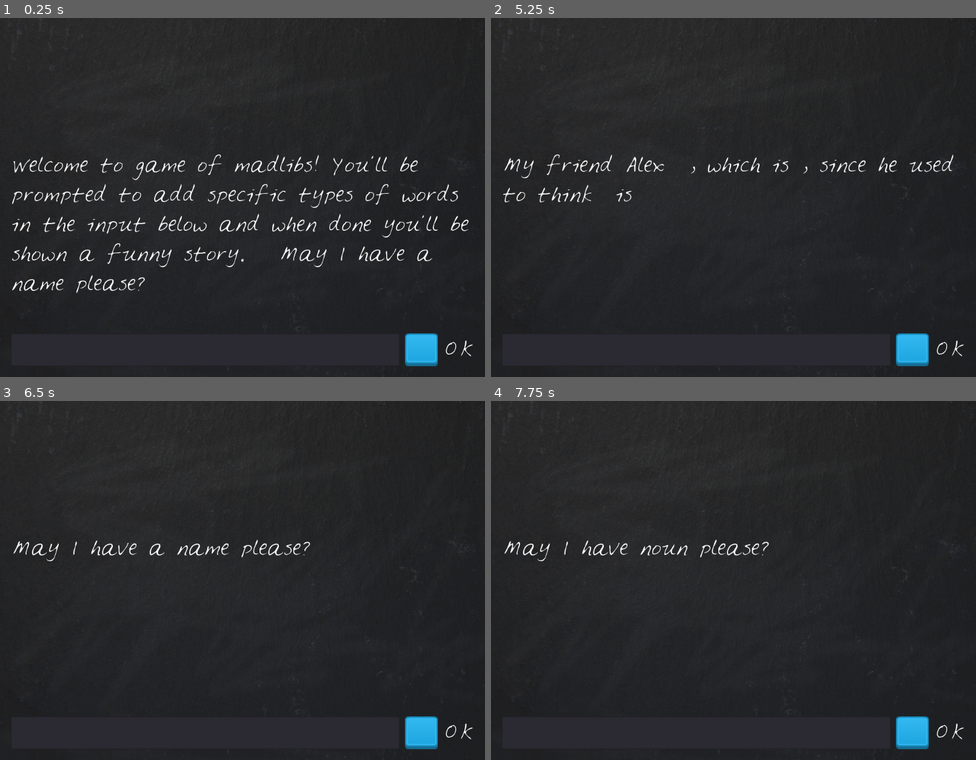
Above: before the commit, frames 1-4 (two rows, left to right).
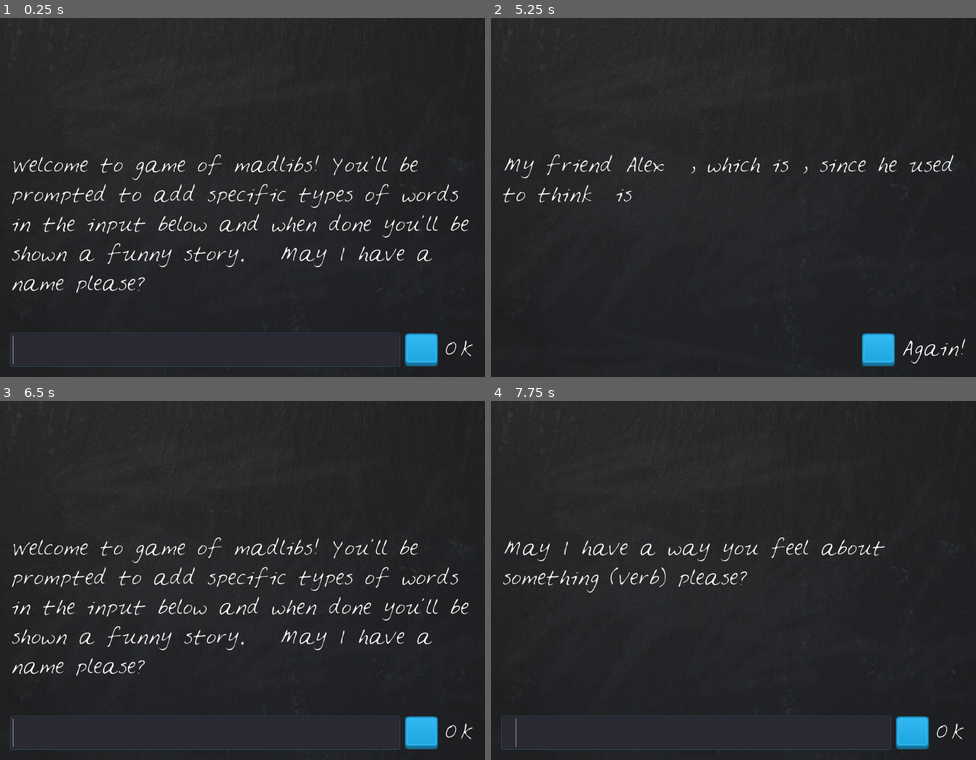
Above: after the commit, the same moments.

Repository: David-vz/Godot-Course
Game: Godot game, scene res://LooneyLips.tscn
Same seed, same stepped clock (60 frames per second), same inputs: the game is played once before the commit and once after it.
Inputs (mouse positions are in pixels of both pictures, inside the frame that each line leads up to):
- Up to frame 1 (0.25 s): no input
- Up to frame 2 (5.25 s): click (694, 348) at 0.52 s; type "Alex" at 0.6 s; click (912, 348) at 1.25 s; click (912, 348) at 2 s; click (912, 348) at 2.75 s; tap Enter at 3.5, 5 s; tap Space at 4.25 s
- Up to frame 3 (6.5 s): tap Space at 5.75 s
- Up to frame 4 (7.75 s): tap Enter at 6.5 s; tap Space at 7.25 s

The runs differ from the first frame. In frame 1, 0.3% of the frame differs, in the area x 2-83%, y 87-98%; in frame 2, 1.3%; in frame 3, 4.0%, in the area x 2-97%, y 38-98%; in frame 4, 1.4%.

Commit message:
Adds end game mechanic and reload

Diff:
--- a/3-looney-lips/LooneyLips.gd
+++ b/3-looney-lips/LooneyLips.gd
@@ -11,13 +11,17 @@
 func _ready():
 	display_introduction()
 	check_player_words_length()
+	PlayerText.grab_focus()
 
 func _on_PlayerText_text_entered(new_text):
 	add_to_player_words()
 
 func _on_TextureButton_pressed():
-	add_to_player_words()
-	pass
+
+	if is_story_done():
+		get_tree().reload_current_scene()
+	else:
+		add_to_player_words()
 
 func display_introduction():
 	DisplayText.text = "Welcome to game of madlibs! You'll be prompted to add specific types of words in the input below and when done you'll be shown a funny story.   "
@@ -39,9 +43,13 @@
 
 func check_player_words_length():
 	if is_story_done():
-		tell_story()
+#		tell_story()
+		end_game()
+
+
 	else:
 		prompt_player()
+#		tell_story()
 
 func tell_story():
 	DisplayText.text = story % player_words
@@ -49,3 +57,9 @@
 
 func prompt_player():
 	DisplayText.text += "May I have " + prompts[player_words.size()] + " please?"
+
+func end_game():
+	PlayerText.queue_free()
+	$VBoxContainer/HBoxContainer/Label.text = 'Again!'
+	tell_story()
+	pass
--- a/3-looney-lips/LooneyLips.tscn
+++ b/3-looney-lips/LooneyLips.tscn
@@ -64,6 +64,7 @@
 margin_right = 1032.0
 margin_bottom = 752.0
 custom_constants/separation = 12
+alignment = 2
 __meta__ = {
 "_edit_use_anchors_": false
 }
